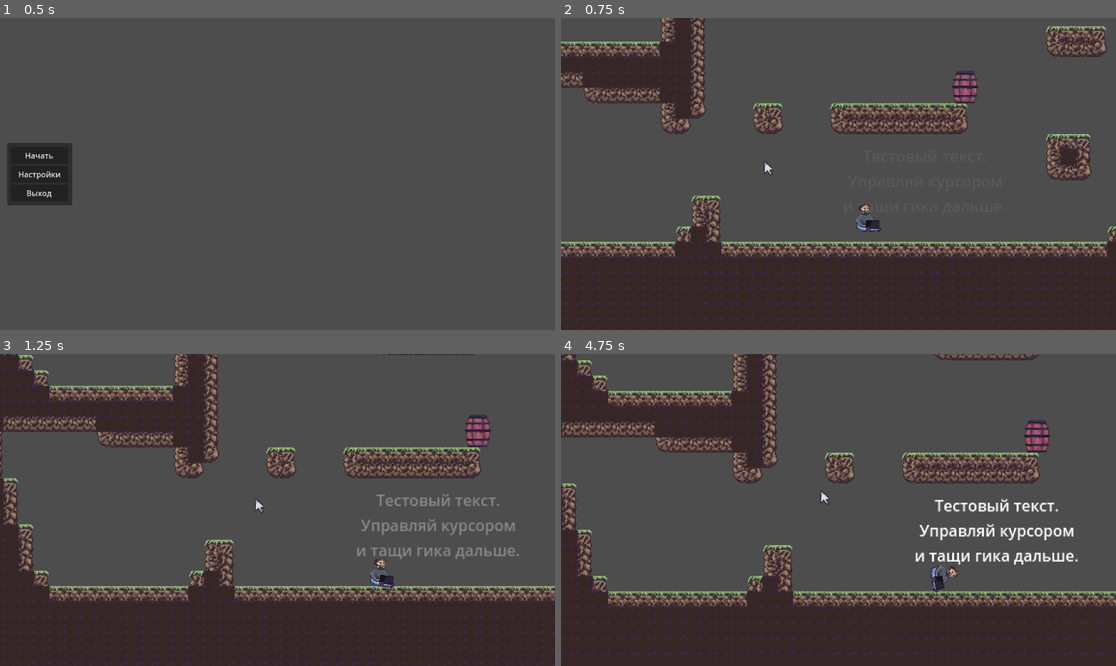
Above: before the commit, frames 1-4 (two rows, left to right).
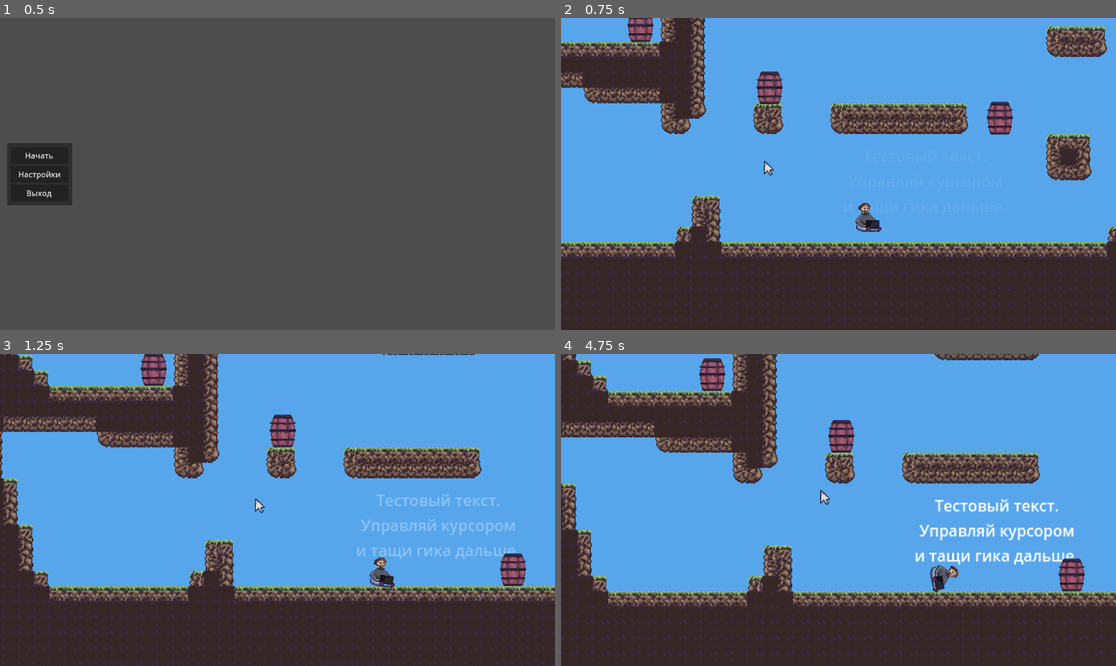
Above: after the commit, the same moments.

Repository: EGOPOS/Rule-Jam
Game: Godot game, scene res://game/userInterface/main_menu.tscn
Same seed, same stepped clock (60 frames per second), same inputs: the game is played once before the commit and once after it.
Inputs (mouse positions are in pixels of both pictures, inside the frame that each line leads up to):
- Up to frame 1 (0.5 s): no input
- Up to frame 2 (0.75 s): click "Начать" at 0.5 s
- Up to frame 3 (1.25 s): no input
- Up to frame 4 (4.75 s): move the mouse to (810, 572) at 1.27 s; press the mouse at (810, 572) at 1.28 s; move the mouse to (1005, 556) at 2.02 s; release the mouse at (1005, 556) at 2.03 s; click (1005, 556) at 2.1 s; move the mouse to (672, 463) at 2.77 s; press the mouse at (672, 463) at 2.78 s; move the mouse to (866, 510) at 3.52 s; release the mouse at (866, 510) at 3.53 s; click (866, 510) at 3.6 s; move the mouse to (755, 432) at 4.27 s; press the mouse at (755, 432) at 4.28 s

Frame 1 is identical in both runs. In frame 2, 60% of the frame differs, in the area x 0-100%, y 0-72%; in frame 3, 60%; in frame 4, 61%, in the area x 0-100%, y 0-77%.

Commit message:
boom on barrel and attack to cursor

Diff:
--- a/game/cursor/cursor.gd
+++ b/game/cursor/cursor.gd
@@ -9,6 +9,7 @@
 var object_to_grab: RigidBody2D
 
 @onready var animation_player = $AnimationPlayer
+@onready var hurt_area_component = $HurtAreaComponent2D
 
 func _ready():
 	grab_area.body_entered.connect(on_grab_enterd)
@@ -28,6 +29,9 @@
 	var target_delta = get_global_mouse_position() - global_position
 	var direction = target_delta.normalized()
 	velocity = direction * delta * speed * target_delta.length()
+
+	hurt_area_component.monitoring = velocity.length() > 800
+
 	move_and_slide()
 
 	if not object_to_grab:
--- a/game/cursor/cursor.tscn
+++ b/game/cursor/cursor.tscn
@@ -1,7 +1,9 @@
-[gd_scene load_steps=10 format=3 uid="uid://cmheqedjkgxtw"]
+[gd_scene load_steps=13 format=3 uid="uid://cmheqedjkgxtw"]
 
 [ext_resource type="Script" path="res://game/cursor/cursor.gd" id="1_a30u1"]
 [ext_resource type="Texture2D" uid="uid://dymufetmmp5wy" path="res://assets/cursor.png" id="2_8wn0t"]
+[ext_resource type="Script" path="res://core/damage_components/2d/hurt_area_component.gd" id="3_qm3x4"]
+[ext_resource type="Script" path="res://core/damage_components/attack.gd" id="4_gji7e"]
 
 [sub_resource type="CircleShape2D" id="CircleShape2D_lwswd"]
 radius = 7.07107
@@ -77,6 +79,10 @@
 "ready_to_catch": SubResource("Animation_chxmg")
 }
 
+[sub_resource type="Resource" id="Resource_kgf7s"]
+script = ExtResource("4_gji7e")
+damage = 1
+
 [node name="Cursor" type="CharacterBody2D"]
 collision_layer = 2
 collision_mask = 3
@@ -106,3 +112,12 @@
 libraries = {
 "": SubResource("AnimationLibrary_rl53h")
 }
+
+[node name="HurtAreaComponent2D" type="Area2D" parent="."]
+collision_layer = 0
+collision_mask = 4
+script = ExtResource("3_qm3x4")
+attack = SubResource("Resource_kgf7s")
+
+[node name="CollisionShape2D" type="CollisionShape2D" parent="HurtAreaComponent2D"]
+shape = SubResource("CircleShape2D_lwswd")
--- a/game/grabbing/geek/geek.gd
+++ b/game/grabbing/geek/geek.gd
@@ -21,6 +21,8 @@
 
 func ungrab():
 	super()
+	if not get_tree():
+		return
 
 	get_tree().create_tween().tween_property(sprite, "position", Vector2(), 0.3)
 	get_tree().create_tween().tween_property(sitting_collision, "position", Vector2(-0.5, 11), 0.3)
--- /dev/null
+++ b/game/grabbing/items/barrel.gd
@@ -0,0 +1,27 @@
+extends Grabbing
+
+@onready var health_component = $HealthComponent
+@onready var boom_hurt_area = $BoomHurtArea2D
+@onready var animation_player = $AnimationPlayer
+
+func _ready():
+	health_component.health_end.connect(boom)
+	boom_hurt_area.hurted.connect(
+		func(area):
+			var body = area.owner
+			throw_body(body)
+	)
+
+func boom():
+	for body in boom_hurt_area.get_overlapping_bodies():
+		throw_body(body)
+	animation_player.play("boom")
+	await animation_player.animation_finished
+	queue_free
+	queue_free()
+
+func throw_body(body):
+	if body is RigidBody2D:# and body != self:
+		await get_tree().physics_frame
+		body.apply_central_impulse((body.global_position.direction_to(global_position)+Vector2.UP*3).normalized() * 75000)
+		print(body)
--- a/game/grabbing/items/barrel.tscn
+++ b/game/grabbing/items/barrel.tscn
@@ -1,17 +1,89 @@
-[gd_scene load_steps=4 format=3 uid="uid://bld35ta540et"]
+[gd_scene load_steps=13 format=3 uid="uid://bld35ta540et"]
 
-[ext_resource type="Script" path="res://game/grabbing/grabbing.gd" id="1_x113d"]
+[ext_resource type="Script" path="res://game/grabbing/items/barrel.gd" id="1_lam7j"]
 [ext_resource type="Texture2D" uid="uid://c85lc702f7u3m" path="res://assets/barrel.png" id="2_h66sc"]
+[ext_resource type="Script" path="res://core/damage_components/2d/hit_area_component.gd" id="3_7o28e"]
+[ext_resource type="Script" path="res://core/damage_components/health_component.gd" id="4_bcmdm"]
+[ext_resource type="Script" path="res://core/damage_components/2d/hurt_area_component.gd" id="5_hlqs5"]
+[ext_resource type="Script" path="res://core/damage_components/attack.gd" id="6_si5ut"]
 
 [sub_resource type="RectangleShape2D" id="RectangleShape2D_1vsyt"]
 size = Vector2(26, 34)
+
+[sub_resource type="Resource" id="Resource_vxdpc"]
+script = ExtResource("6_si5ut")
+damage = 1
+
+[sub_resource type="CircleShape2D" id="CircleShape2D_rbaqg"]
+radius = 52.0096
+
+[sub_resource type="Animation" id="Animation_lvxxl"]
+resource_name = "boom"
+length = 0.5
+tracks/0/type = "value"
+tracks/0/imported = false
+tracks/0/enabled = true
+tracks/0/path = NodePath(".:scale")
+tracks/0/interp = 1
+tracks/0/loop_wrap = true
+tracks/0/keys = {
+"times": PackedFloat32Array(0, 0.2, 0.3, 0.4, 0.5),
+"transitions": PackedFloat32Array(1, 1, 1, 1, 1),
+"update": 0,
+"values": [Vector2(1, 1), Vector2(1.4, 0.6), Vector2(1, 1), Vector2(0.6, 1.4), Vector2(1, 1)]
+}
+tracks/1/type = "value"
+tracks/1/imported = false
+tracks/1/enabled = true
+tracks/1/path = NodePath("BoomHurtArea2D:monitoring")
+tracks/1/interp = 1
+tracks/1/loop_wrap = true
+tracks/1/keys = {
+"times": PackedFloat32Array(0, 0.3, 0.5),
+"transitions": PackedFloat32Array(1, 1, 1),
+"update": 1,
+"values": [false, true, false]
+}
+
+[sub_resource type="Animation" id="Animation_yrs8e"]
+length = 0.001
+tracks/0/type = "value"
+tracks/0/imported = false
+tracks/0/enabled = true
+tracks/0/path = NodePath(".:scale")
+tracks/0/interp = 1
+tracks/0/loop_wrap = true
+tracks/0/keys = {
+"times": PackedFloat32Array(0),
+"transitions": PackedFloat32Array(1),
+"update": 0,
+"values": [Vector2(1, 1)]
+}
+tracks/1/type = "value"
+tracks/1/imported = false
+tracks/1/enabled = true
+tracks/1/path = NodePath("BoomHurtArea2D:monitoring")
+tracks/1/interp = 1
+tracks/1/loop_wrap = true
+tracks/1/keys = {
+"times": PackedFloat32Array(0),
+"transitions": PackedFloat32Array(1),
+"update": 1,
+"values": [false]
+}
+
+[sub_resource type="AnimationLibrary" id="AnimationLibrary_uyofs"]
+_data = {
+"RESET": SubResource("Animation_yrs8e"),
+"boom": SubResource("Animation_lvxxl")
+}
 
 [node name="Barrel" type="RigidBody2D"]
 position = Vector2(3, -2)
 collision_layer = 4
 collision_mask = 5
 mass = 30.0
-script = ExtResource("1_x113d")
+script = ExtResource("1_lam7j")
 
 [node name="Barrel" type="Sprite2D" parent="."]
 position = Vector2(-3, 2)
@@ -20,3 +92,34 @@
 [node name="CollisionShape2D" type="CollisionShape2D" parent="."]
 position = Vector2(-3, 2)
 shape = SubResource("RectangleShape2D_1vsyt")
+
+[node name="HitAreaComponent2D" type="Area2D" parent="." node_paths=PackedStringArray("health_component")]
+collision_layer = 4
+collision_mask = 0
+script = ExtResource("3_7o28e")
+health_component = NodePath("../HealthComponent")
+
+[node name="CollisionShape2D" type="CollisionShape2D" parent="HitAreaComponent2D"]
+position = Vector2(-3, 2)
+shape = SubResource("RectangleShape2D_1vsyt")
+
+[node name="HealthComponent" type="Node" parent="."]
+script = ExtResource("4_bcmdm")
+health = 1
+
+[node name="BoomHurtArea2D" type="Area2D" parent="."]
+collision_layer = 0
+collision_mask = 4
+monitoring = false
+script = ExtResource("5_hlqs5")
+attack = SubResource("Resource_vxdpc")
+
+[node name="CollisionShape2D" type="CollisionShape2D" parent="BoomHurtArea2D"]
+position = Vector2(-3, 2)
+shape = SubResource("CircleShape2D_rbaqg")
+
+[node name="AnimationPlayer" type="AnimationPlayer" parent="."]
+libraries = {
+"": SubResource("AnimationLibrary_uyofs")
+}
+speed_scale = 1.5
--- a/game/levels/test_level.tscn
+++ b/game/levels/test_level.tscn
@@ -22,30 +22,43 @@
 next_level = ExtResource("1_q47o5")
 collectable_item = NodePath("world/CollectableItem")
 
-[node name="SmoothTextArea2D" parent="world" index="0" instance=ExtResource("4_5rccr")]
+[node name="ColorRect" type="ColorRect" parent="world" index="0"]
+offset_left = -39.0
+offset_top = -84.0
+offset_right = 1222.0
+offset_bottom = 763.0
+color = Color(0.340165, 0.650166, 0.924111, 1)
+
+[node name="SmoothTextArea2D" parent="world" index="1" instance=ExtResource("4_5rccr")]
 position = Vector2(451, 576)
 text = "Тестовый текст.
 Управляй курсором
 и тащи гика дальше."
 
-[node name="TileMap" parent="world" index="1"]
+[node name="TileMap" parent="world" index="2"]
 layer_0/tile_data = PackedInt32Array(2818047, 327680, 2, 2752511, 327680, 2, 2686975, 327680, 2, 2621439, 327680, 2, 25 …(45653 unchanged characters)…
 
-[node name="Cursor" parent="world" index="3"]
+[node name="Cursor" parent="world" index="4"]
 position = Vector2(419, 574)
 
-[node name="Geek" parent="world" index="4"]
+[node name="Geek" parent="world" index="5"]
 position = Vector2(393, 591)
 
-[node name="Barrel" parent="world" index="5" instance=ExtResource("3_pqmdv")]
-position = Vector2(491, 485)
+[node name="Barrel" parent="world" index="6" instance=ExtResource("3_pqmdv")]
+position = Vector2(532, 497)
 
-[node name="CollectableItem" parent="world" index="6" instance=ExtResource("4_yi01b")]
+[node name="Barrel2" parent="world" index="7" instance=ExtResource("3_pqmdv")]
+position = Vector2(293, 469)
+
+[node name="Barrel3" parent="world" index="8" instance=ExtResource("3_pqmdv")]
+position = Vector2(159, 401)
+
+[node name="CollectableItem" parent="world" index="9" instance=ExtResource("4_yi01b")]
 position = Vector2(1109, 591)
 collision_layer = 0
 collision_mask = 4
 
-[node name="Camera2D" parent="world" index="7"]
+[node name="Camera2D" parent="world" index="10"]
 process_mode = 3
 position = Vector2(599, 538)
 
